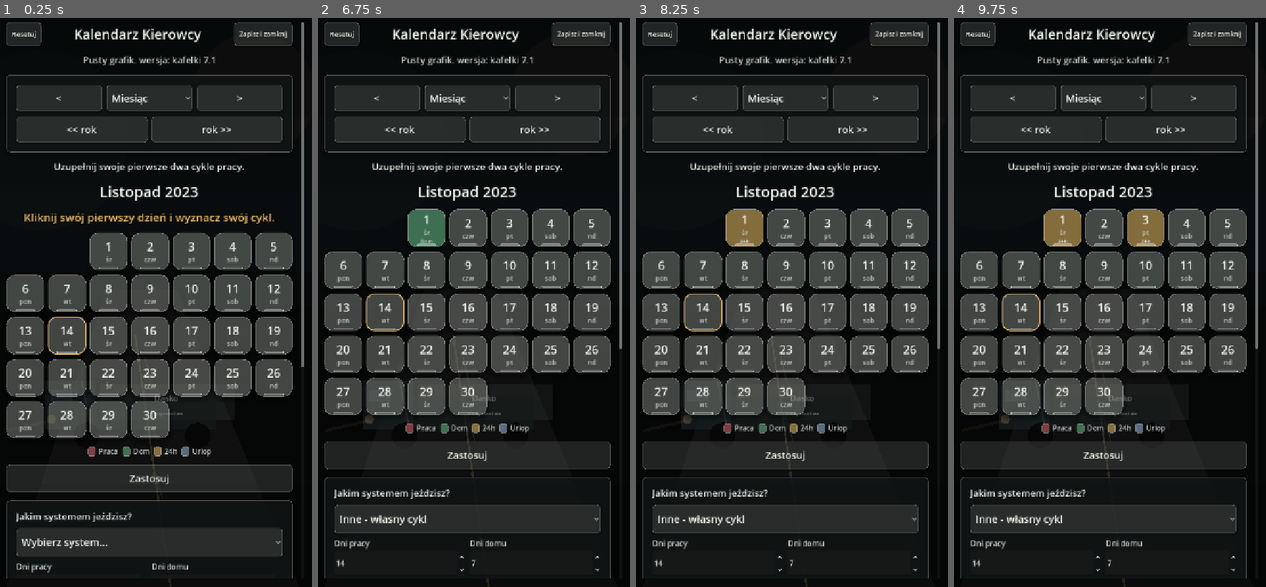
Above: before the commit, frames 1-4 (left to right).
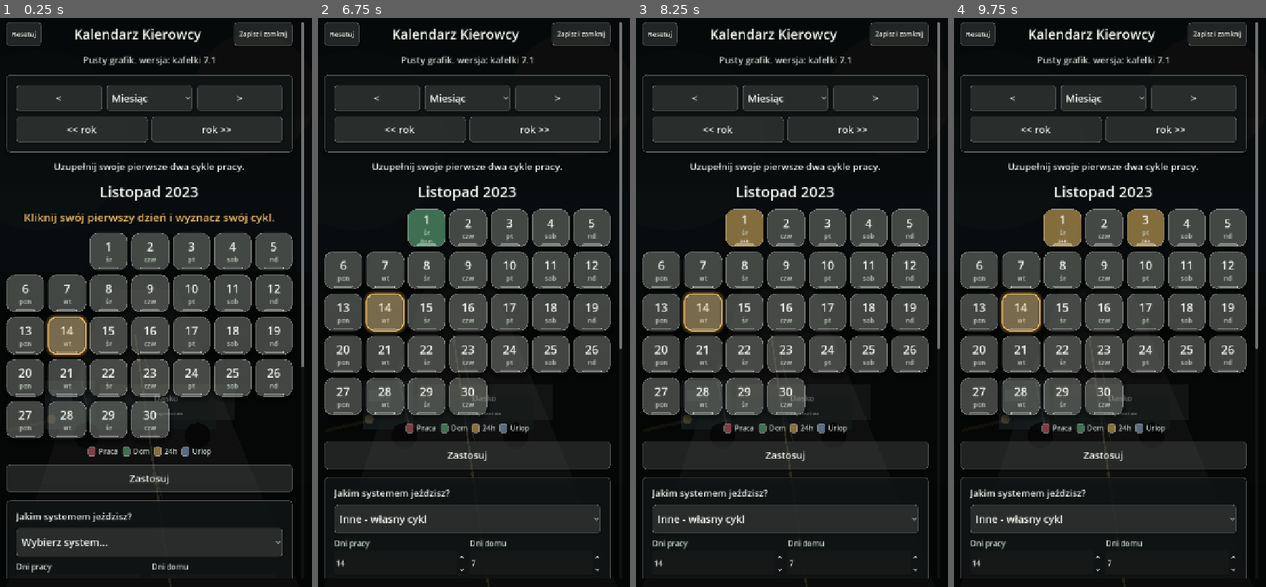
Above: after the commit, the same moments.

Repository: ElKlient/IDOL-Genesis
Game: Godot game, scene res://scenes/main.tscn
Same seed, same stepped clock (60 frames per second), same inputs: the game is played once before the commit and once after it.
Inputs (mouse positions are in pixels of both pictures, inside the frame that each line leads up to):
- Up to frame 1 (0.25 s): no input
- Up to frame 2 (6.75 s): click "Zapisz i zamknij" at 0.5 s; click "Ustawienia" at 1.25 s; click "<" at 2 s; click "Miesiąc" at 2.75 s; click ">" at 3.5 s; click "<< rok" at 4.25 s; click "rok >>" at 5 s; click (427, 251) at 5.77 s; click (467, 251) at 6.52 s
- Up to frame 3 (8.25 s): click (745, 228) at 7.27 s; click (785, 228) at 8.02 s
- Up to frame 4 (9.75 s): click (1144, 228) at 8.77 s; click (1184, 228) at 9.52 s

The runs differ from the first frame. In frame 1, 0.9% of the frame differs, in the area x 14-29%, y 52-60%; in frame 2, 0.9%, in the area x 14-29%, y 48-56%; in frame 3, 0.9%; in frame 4, 0.9%.

Commit message:
Restore today tile marker

Diff:
--- a/scripts/main.gd
+++ b/scripts/main.gd
@@ -110,7 +110,7 @@
 	var now := Time.get_datetime_dict_from_system()
 	current_year = int(now["year"])
 	current_month = int(now["month"])
-	today_day_index = ScheduleCalculator.day_index_from_date(int(now["year"]), int(now["month"]), int(now["day"]))
+	_refresh_today_day_index()
 
 	_reset_custom_pattern(21)
 	_build_ui()
@@ -994,6 +994,8 @@
 	if months_box == null:
 		return
 
+	_refresh_today_day_index()
+
 	for child in months_box.get_children():
 		child.queue_free()
 
@@ -1077,7 +1079,7 @@
 	button.add_theme_stylebox_override("hover", _tile_style(_state_color(state).lightened(0.08), is_today, is_vacation))
 	button.add_theme_stylebox_override("pressed", _tile_style(_state_color(state).darkened(0.09), is_today, is_vacation))
 	button.add_theme_stylebox_override("focus", _tile_style(_state_color(state), true, is_vacation))
-	_fill_day_tile(button, day, day_index, state, notes.has(key))
+	_fill_day_tile(button, day, day_index, state, notes.has(key), is_today)
 	_connect_tap(button, Callable(self, "_open_day_actions").bind(year, month, day))
 	return button
 
@@ -1089,7 +1091,7 @@
 	return spacer
 
 
-func _fill_day_tile(button: Button, day: int, day_index: int, state: int, has_note: bool) -> void:
+func _fill_day_tile(button: Button, day: int, day_index: int, state: int, has_note: bool, is_today: bool) -> void:
 	var margin := MarginContainer.new()
 	margin.mouse_filter = Control.MOUSE_FILTER_IGNORE
 	margin.set_anchors_preset(Control.PRESET_FULL_RECT)
@@ -1128,6 +1130,13 @@
 	accent.offset_bottom = -3.0
 	accent.add_theme_stylebox_override("panel", _accent_style(_tile_accent_color(state, has_note)))
 	button.add_child(accent)
+
+	if is_today:
+		var today_ring := Panel.new()
+		today_ring.mouse_filter = Control.MOUSE_FILTER_IGNORE
+		today_ring.set_anchors_preset(Control.PRESET_FULL_RECT)
+		today_ring.add_theme_stylebox_override("panel", _today_ring_style())
+		button.add_child(today_ring)
 
 
 func _tile_label(text: String, font_size: int, color: Color) -> Label:
@@ -1892,6 +1901,18 @@
 	return style
 
 
+func _today_ring_style() -> StyleBoxFlat:
+	var style := StyleBoxFlat.new()
+	style.bg_color = Color(0.0, 0.0, 0.0, 0.0)
+	style.set_corner_radius_all(18)
+	style.set_border_width_all(3)
+	style.border_color = COLOR_TODAY
+	style.shadow_color = Color(0.92, 0.72, 0.38, 0.32)
+	style.shadow_size = 8
+	style.shadow_offset = Vector2.ZERO
+	return style
+
+
 func _dialog_style() -> StyleBoxFlat:
 	var style := _style(Color(0.18, 0.19, 0.18, 0.96), 10)
 	style.border_color = Color(1.0, 1.0, 1.0, 0.18)
@@ -1949,6 +1970,11 @@
 	return _date_key(int(date["year"]), int(date["month"]), int(date["day"]))
 
 
+func _refresh_today_day_index() -> void:
+	var now := Time.get_datetime_dict_from_system()
+	today_day_index = ScheduleCalculator.day_index_from_date(int(now["year"]), int(now["month"]), int(now["day"]))
+
+
 func _date_for_month_cell(year: int, month: int, cell_index: int, first_offset: int, days_current: int) -> Dictionary:
 	var day_number := cell_index - first_offset + 1
 	var result_year := year
